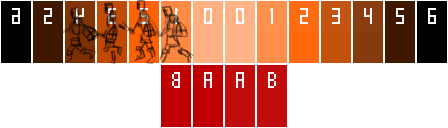
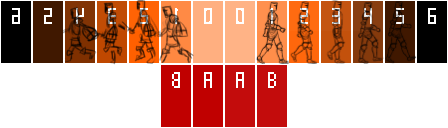
Layers edited between the first and the second w=448, h=128 image:
painted on "spriteSheet.png" over [left=256, top=0, right=417, bottom=64]
